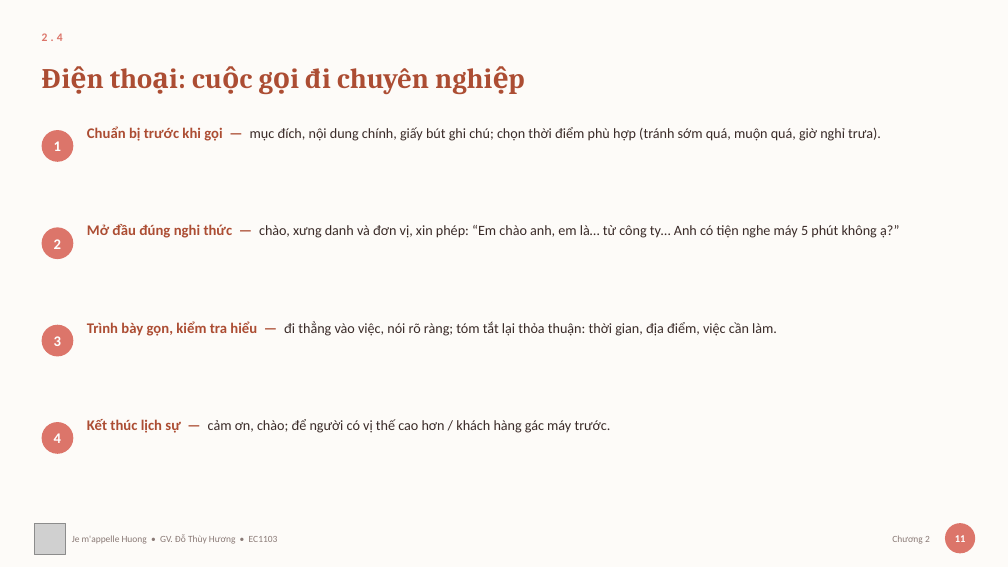
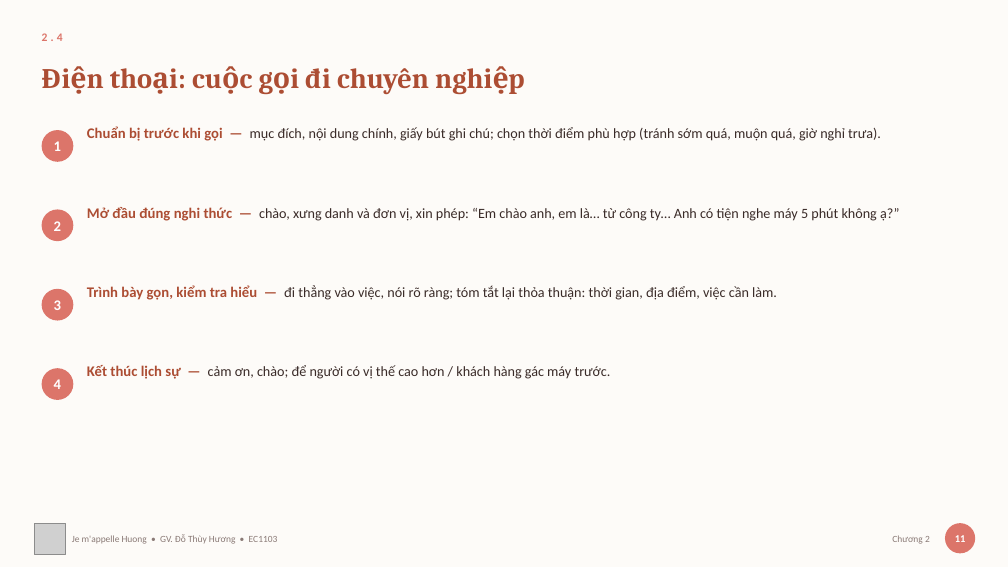
Before and after one commit to thuyhuongctu/ComDraft, a slide deck: slide 15 of slides/02-ky-nang-chuyen-nghiep.pptx. Drawn at 1008x567 pixels with LibreOffice and Linux fonts; fonts in the diff are those of the drawing; grey boxes stand for pictures. Boxes give left, top, right and bottom in pixels: in the first picture for what was removed or moved away, otherwise in the second. Text is boxed around its words. In the diff, an @@ line names an element or a change of style, - is before the commit and + after.

Commit message:
Sửa lỗi mục lục Chương 4 và chuẩn hóa nhịp trình bày cả bộ
Chương 4 mất slide mục lục: hàm dò slide trong add_images.py so khớp
trên toàn bộ chữ của slide, mà slide mục lục lại liệt kê tên mọi mục
của chương nên luôn khớp trước. Hình tiến trình đàm phán vì thế đè lên
mục lục và xóa mất nội dung, còn slide đúng thì bỏ trống.

Cùng nguyên nhân, find_idx trong apply_upgrade.py chèn slide phân cách
ngay trước mục lục thay vì trước mục nội dung — Chương 3 bị đảo thứ tự
3.2, 3.3-3.4 rồi mới tới 3.1.

Đã sửa:
• add_images.py, apply_upgrade.py — chỉ dò trong vùng tiêu đề và bỏ qua
  hẳn slide mục lục cùng slide mục tiêu
• design.js — giới hạn bước nhảy của numList để chương ít mục không bị
  giãn dòng gấp rưỡi chương nhiều mục
• make_figs.py — hình tiến trình đàm phán thêm dòng kết quả cần có của
  mỗi giai đoạn, tỉ lệ từ 3,46 về 2,74 cho khớp hình các chương khác
• mục lục Chương 4 viết đủ ý như mục lục Chương 1
• bổ sung scripts/build_decks.js mà README có nhắc nhưng còn thiếu

Dựng lại toàn bộ 8 tệp từ nguồn đã sửa. Kiểm định pptx_delivery_check:
8/8 passed, 0 lỗi 0 cảnh báo. Không còn slide nào hụt nội dung quá 1,5
inch ở các chương.

```diff
--- a/slides/02-ky-nang-chuyen-nghiep.pptx
+++ b/slides/02-ky-nang-chuyen-nghiep.pptx
@@ text "2": place and size @@
-text "2" at [54,239,61,249]
+text "2" at [54,221,61,231]
@@ ellipse: place and size @@
-ellipse at [42,228,73,259]
+ellipse at [42,209,73,241]
@@ text "Mở đầu đúng nghi thức ...": place and size @@
-text "Mở đầu đúng nghi thức ..." at [87,224,899,238]
+text "Mở đầu đúng nghi thức ..." at [87,207,899,221]
@@ text "3": place and size @@
-text "3" at [54,336,61,346]
+text "3" at [54,300,61,310]
@@ ellipse: place and size @@
-ellipse at [42,324,73,356]
+ellipse at [42,289,73,321]
@@ text "Trình bày gọn, kiểm tra ...": place and size @@
-text "Trình bày gọn, kiểm tra ..." at [87,321,777,336]
+text "Trình bày gọn, kiểm tra ..." at [87,285,777,300]
@@ text "4": place and size @@
-text "4" at [54,433,61,443]
+text "4" at [54,379,61,389]
@@ ellipse: place and size @@
-ellipse at [42,422,73,454]
+ellipse at [42,368,73,400]
@@ text "Kết thúc lịch sự — ...": place and size @@
-text "Kết thúc lịch sự — ..." at [87,419,611,433]
+text "Kết thúc lịch sự — ..." at [87,365,611,379]
```
Also in this commit, not shown: 2 other slides changed, 14 other files.
